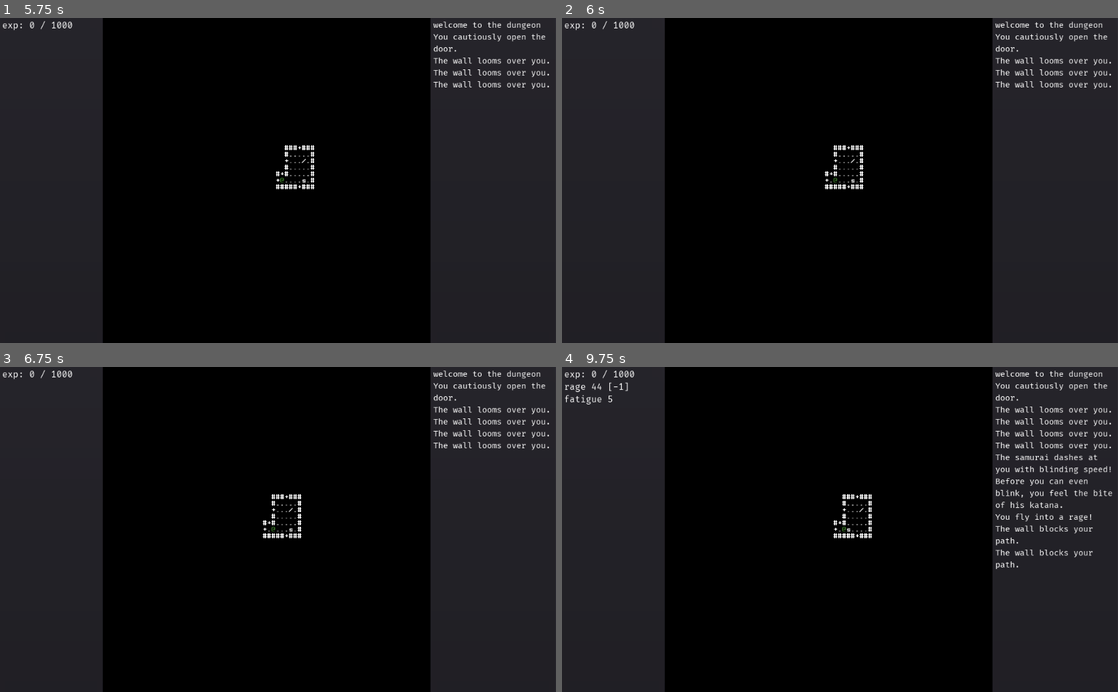
Above: before the commit, frames 1-4 (two rows, left to right).
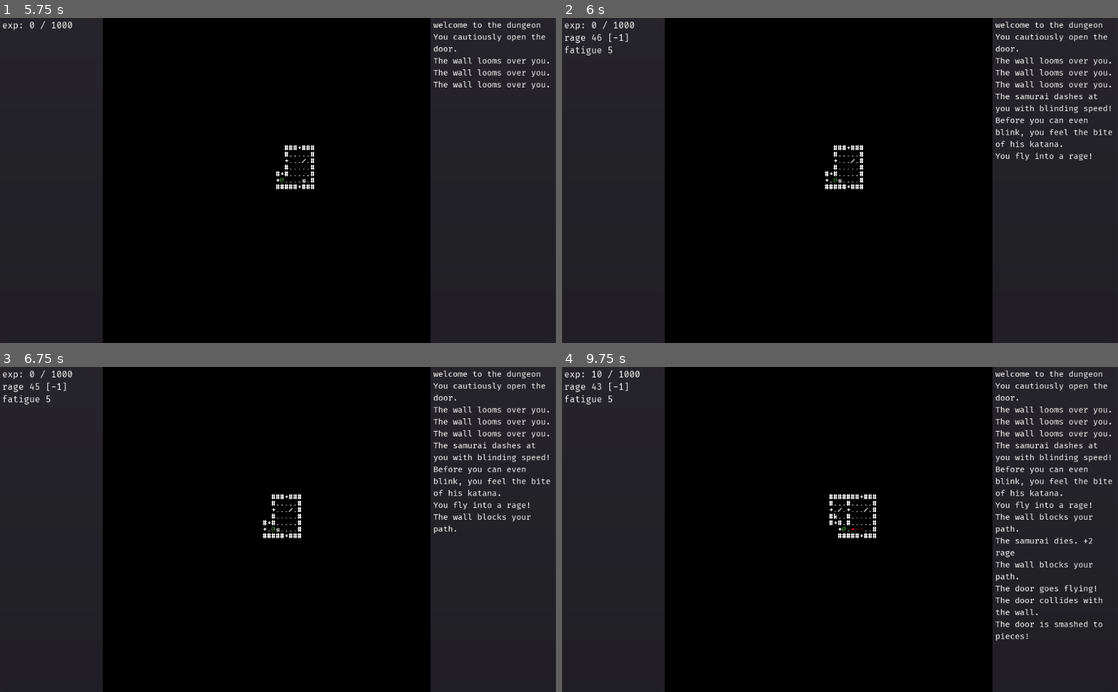
Above: after the commit, the same moments.

Repository: redxaxder/7DRL2022
Game: Godot game, scene res://scenes/root.tscn
Same seed, same stepped clock (60 frames per second), same inputs: the game is played once before the commit and once after it.
Inputs:
- Up to frame 1 (5.75 s): tap Space (action) at 0.5, 2.75, 2.85, 4.25 s; hold Right (right) 0.53-1.28 s; hold Space (action) 0.53-1.28 s; hold Down (down) 1.28-2.03 s; tap Enter (level_up) at 1.35, 2, 3.5 s; hold Right (right) 2.03-2.78 s; hold . (pass) 2.03-2.78 s; hold Up (up) 2.78-3.53 s; hold Enter (level_up) 3.53-4.28 s; hold Left (left) 3.53-5.03 s; tap . (pass) at 4.35 s; hold Down (down) from 5.03 s (still down); hold Space (action) from 5.03 s (still down)
- Up to frame 2 (6 s): release Down (down) at 5.78 s; release Space (action) at 5.78 s; hold Right (right) from 5.78 s (still down); tap Enter (level_up) at 5.85 s
- Up to frame 3 (6.75 s): release Right (right) at 6.53 s; hold Up (up) from 6.53 s (still down); hold . (pass) from 6.53 s (still down)
- Up to frame 4 (9.75 s): release Up (up) at 7.28 s; release . (pass) at 7.28 s; hold Right (right) 7.28-8.03 s; tap Space (action) at 7.35 s; hold Down (down) 8.03-8.78 s; hold Enter (level_up) 8.03-8.78 s; hold Left (left) 8.78-9.53 s; tap . (pass) at 8.85 s; hold Up (up) from 9.53 s (still down); hold Space (action) from 9.53 s (still down)

Frame 1 is identical in both runs. In frame 2, 1.0% of the frame differs, in the area x 0-99%, y 4-51%; in frame 3, 1.1%; in frame 4, 2.7%, in the area x 5-99%, y 0-85%.

Commit message:
fix samurai. animate player move.

Diff:
--- a/lib/actor.gd
+++ b/lib/actor.gd
@@ -49,7 +49,6 @@
 	var landed = get_pos()
 	var next
 	var collision = false
-	var prev_screen_position = self.SCREEN.dungeon_to_screen(landed.x, landed.y)
 	while distance > 0 && power > 0:
 		distance -= 1
 		next = landed + dir
@@ -81,9 +80,7 @@
 				else:
 					b.die(dir)
 		landed = next
-	set_pos(landed)
-	var landed_screen_position = self.SCREEN.dungeon_to_screen(landed.x, landed.y)
-	anim_screen_offset = prev_screen_position - landed_screen_position
+	animated_move_to(landed)
 	if collision:
 		if self.blocking:
 			pass
--- a/sprites/Samurai.gd
+++ b/sprites/Samurai.gd
@@ -21,7 +21,7 @@
 		var cursor: Vector2 = pos
 		while true:
 			cursor += step
-			if self.terrain.at(cursor.x, cursor.y):
+			if self.terrain.is_wall(cursor):
 				# hit a wall before player
 				break
 			else:
--- a/sprites/pc.gd
+++ b/sprites/pc.gd
@@ -142,7 +142,7 @@
 		emit_signal(constants.EXIT_LEVEL)
 		return true
 	else:
-		set_pos(pos)
+		animated_move_to(pos)
 		terrain.update_dijkstra_map([pos])
 		update()
 		return true
